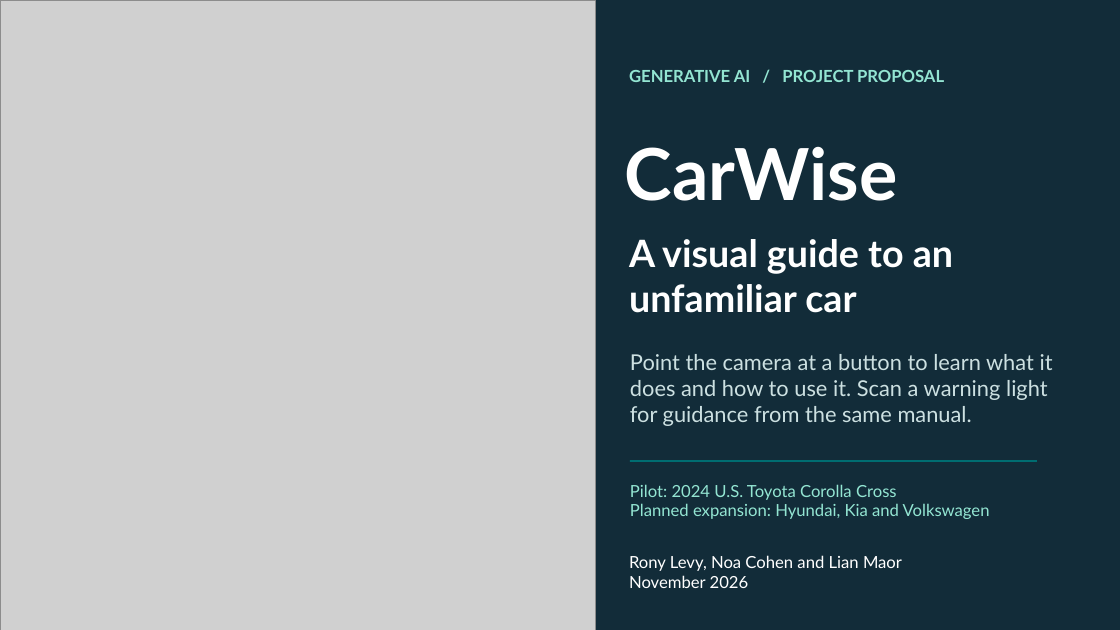
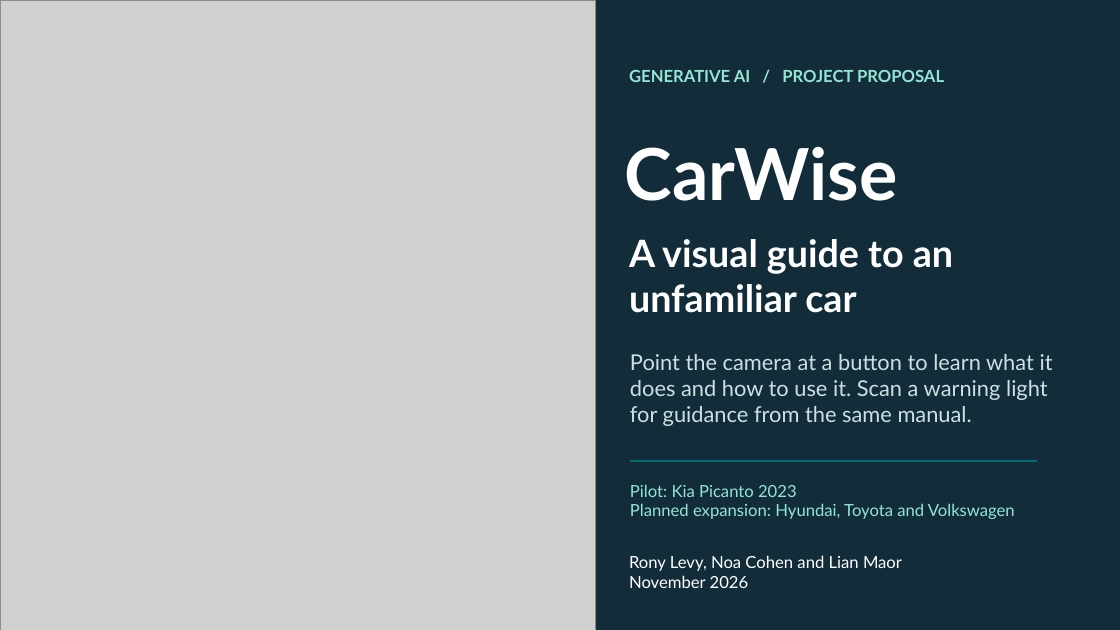
Before and after one commit to ronylevy32/CarWise-GenAI, a slide deck: slide 1 of slides/CarWise_proposal.pptx. Drawn at 1120x630 pixels with LibreOffice and Linux fonts; fonts in the diff are those of the drawing; grey boxes stand for pictures. Boxes give left, top, right and bottom in pixels: in the first picture for what was removed or moved away, otherwise in the second. Text is boxed around its words. In the diff, an @@ line names an element or a change of style, - is before the commit and + after.

```diff
--- a/slides/CarWise_proposal.pptx
+++ b/slides/CarWise_proposal.pptx
@@ text at [630, 484, 1015, 519]: text changed @@
-Pilot: 2024 U.S. Toyota Corolla Cross
-Planned expansion: Hyundai, Kia and Volkswagen
+Pilot: Kia Picanto 2023
+Planned expansion: Hyundai, Toyota and Volkswagen
```
Also in this commit, not shown: 2 other slides changed.
